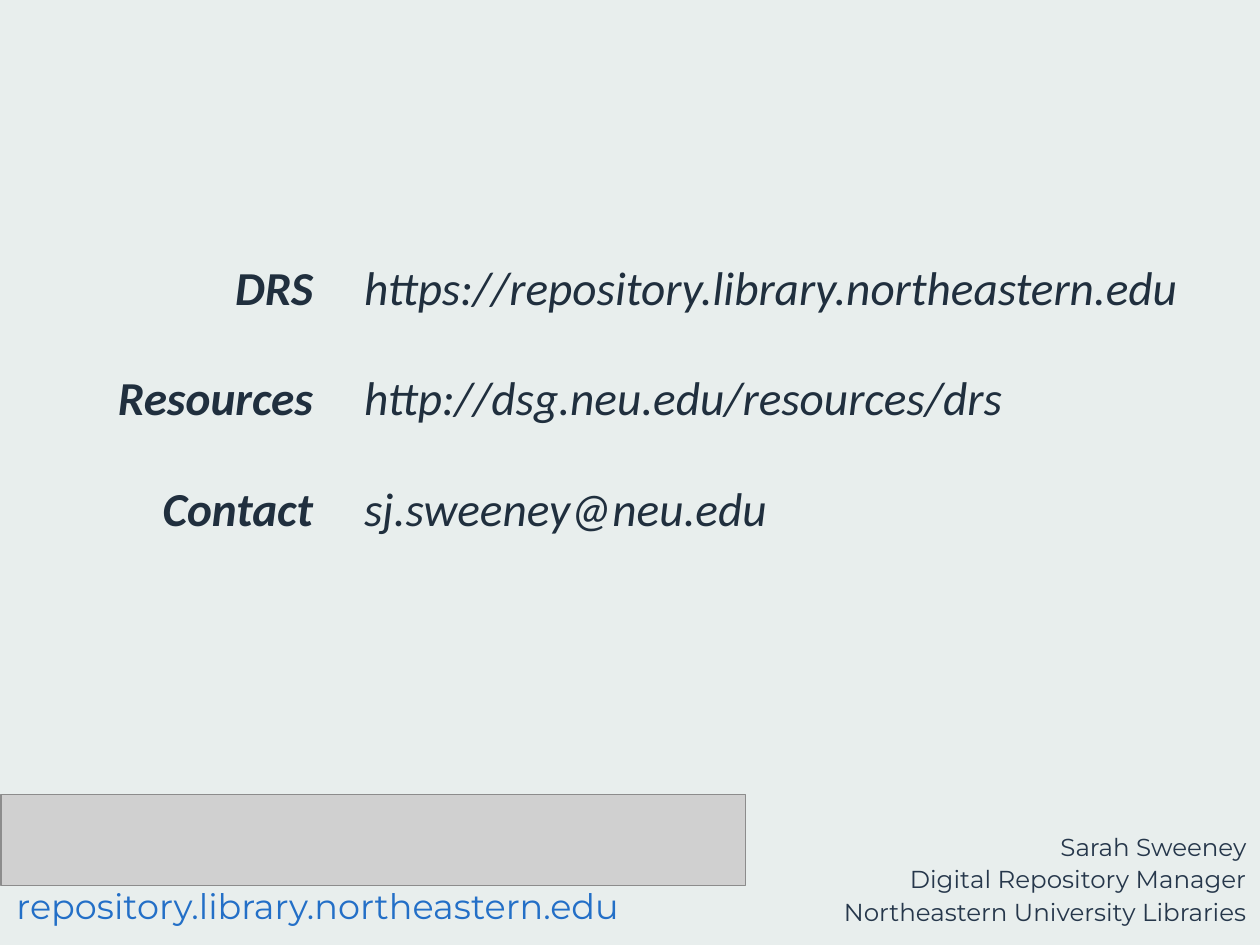
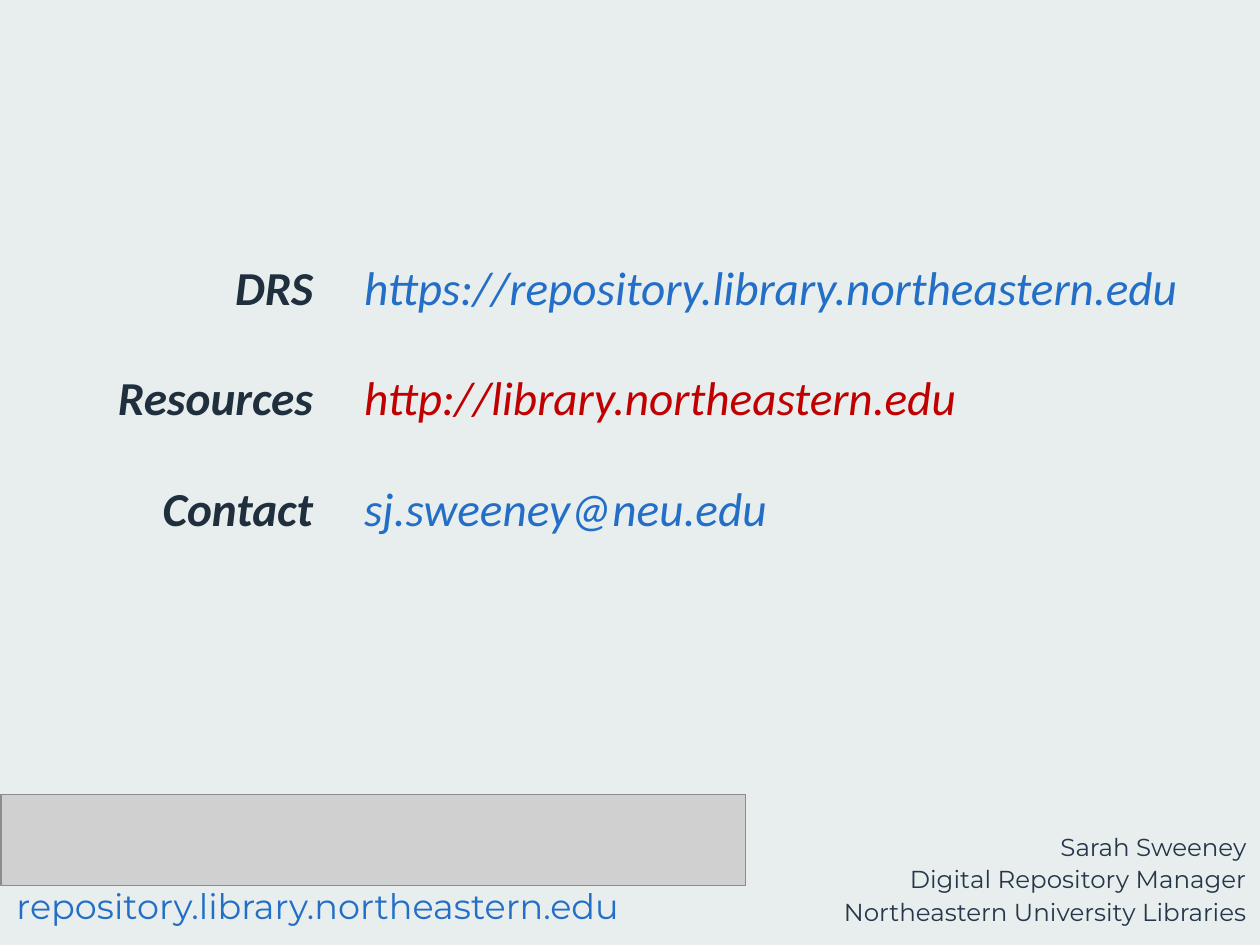
Before and after one commit to sarahjeansweeney/various_files, a slide deck: slide 3 of Presentations/Open Repositories 2016/Digital Stewardship/DigitalStewardship.pptx. Drawn at 1260x945 pixels with LibreOffice and Linux fonts; fonts in the diff are those of the drawing; grey boxes stand for pictures. Boxes give left, top, right and bottom in pixels: in the first picture for what was removed or moved away, otherwise in the second. Text is boxed around its words. In the diff, an @@ line names an element or a change of style, - is before the commit and + after.

```diff
--- a/Presentations/Open Repositories 2016/Digital Stewardship/DigitalStewardship.pptx
+++ b/Presentations/Open Repositories 2016/Digital Stewardship/DigitalStewardship.pptx
@@ text at (364, 272, 1177, 534): text colour #202F3E to #236FC7 in "https://repository.library.northeastern.edu", "sj.sweeney@neu.edu" @@
@@ text at (364, 382, 956, 423): text changed; text colour #202F3E to #C00000 @@
-http://dsg.neu.edu/resources/drs
+http://library.northeastern.edu
```
Also in this commit, not shown: 1 other slide changed, 5 other files.
